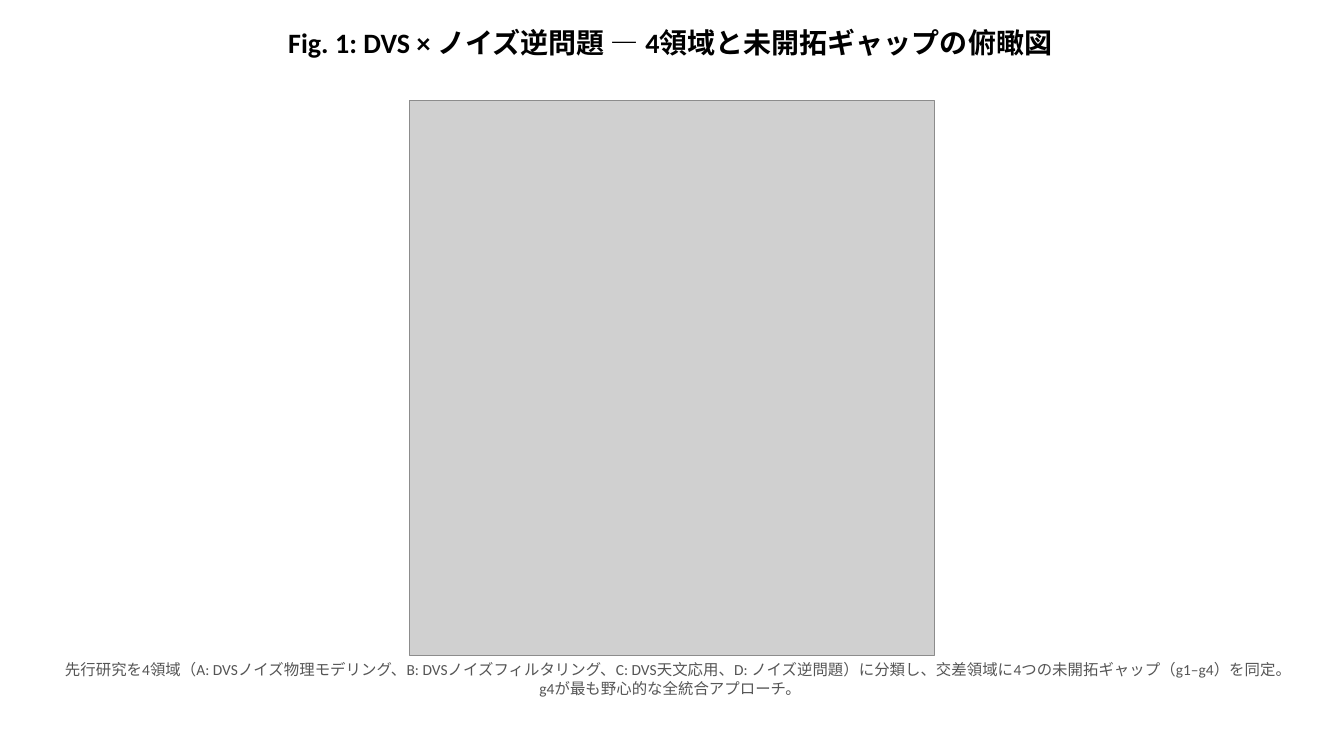
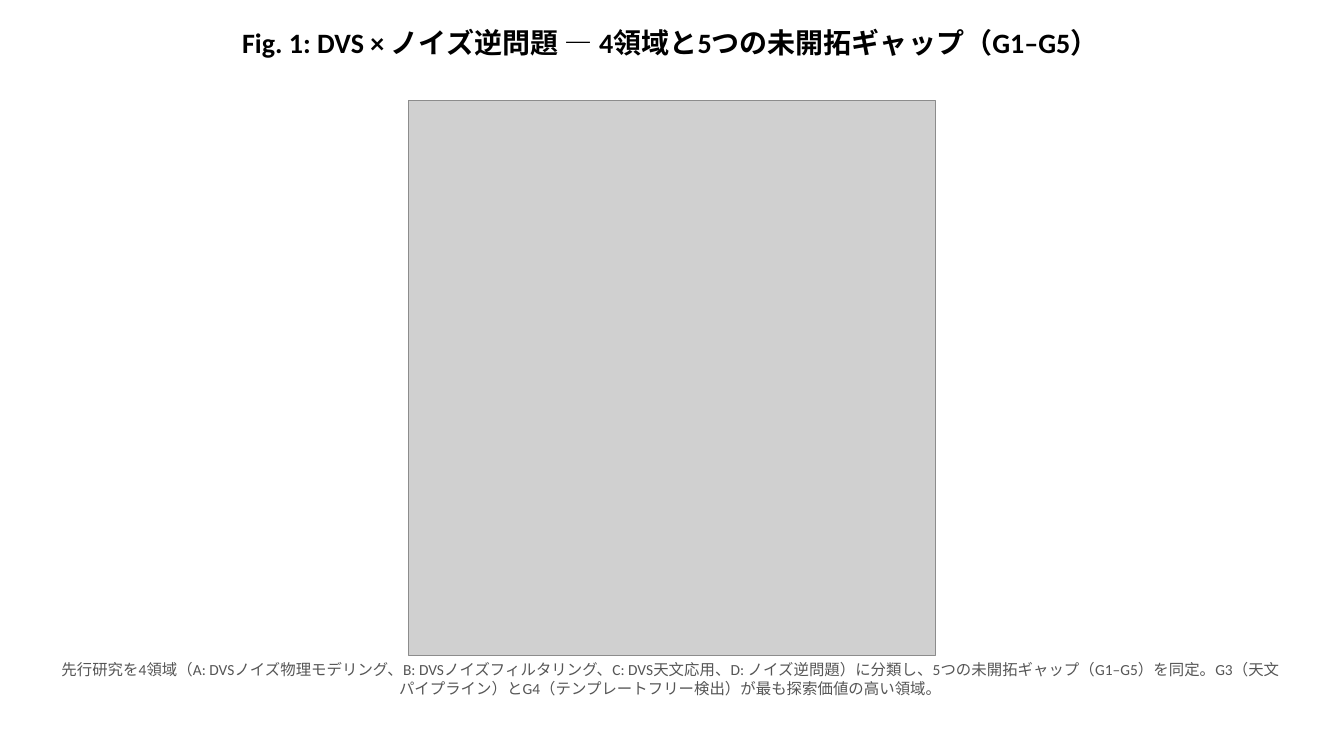
Before and after one commit to bougtoir/kotha-rct-decomposition, a slide deck: slide 1 of dvs_noise_inverse_problem/dvs_noise_inverse_problem_figures.pptx. Drawn at 1344x756 pixels with LibreOffice and Linux fonts; fonts in the diff are those of the drawing; grey boxes stand for pictures. Boxes give left, top, right and bottom in pixels: in the first picture for what was removed or moved away, otherwise in the second. Text is boxed around its words. In the diff, an @@ line names an element or a change of style, - is before the commit and + after.

```diff
--- a/dvs_noise_inverse_problem/dvs_noise_inverse_problem_figures.pptx
+++ b/dvs_noise_inverse_problem/dvs_noise_inverse_problem_figures.pptx
@@ text at (242, 29, 1098, 58): text changed @@
-Fig. 1: DVS × ノイズ逆問題 — 4領域と未開拓ギャップの俯瞰図
+Fig. 1: DVS × ノイズ逆問題 — 4領域と5つの未開拓ギャップ（G1–G5）
@@ text at (61, 662, 1279, 695): text changed @@
-先行研究を4領域（A: DVSノイズ物理モデリング、B: DVSノイズフィルタリング、C: DVS天文応用、D: ノイズ逆問題）に分類し、交差領域に4つの未開拓ギャップ（g1–g4）を同定。g4が最も野心的な全統合アプローチ。
+先行研究を4領域（A: DVSノイズ物理モデリング、B: DVSノイズフィルタリング、C: DVS天文応用、D: ノイズ逆問題）に分類し、5つの未開拓ギャップ（G1–G5）を同定。G3（天文パイプライン）とG4（テンプレートフリー検出）が最も探索価値の高い領域。
```
Also in this commit, not shown: 1 other slide changed, 10 other files.
